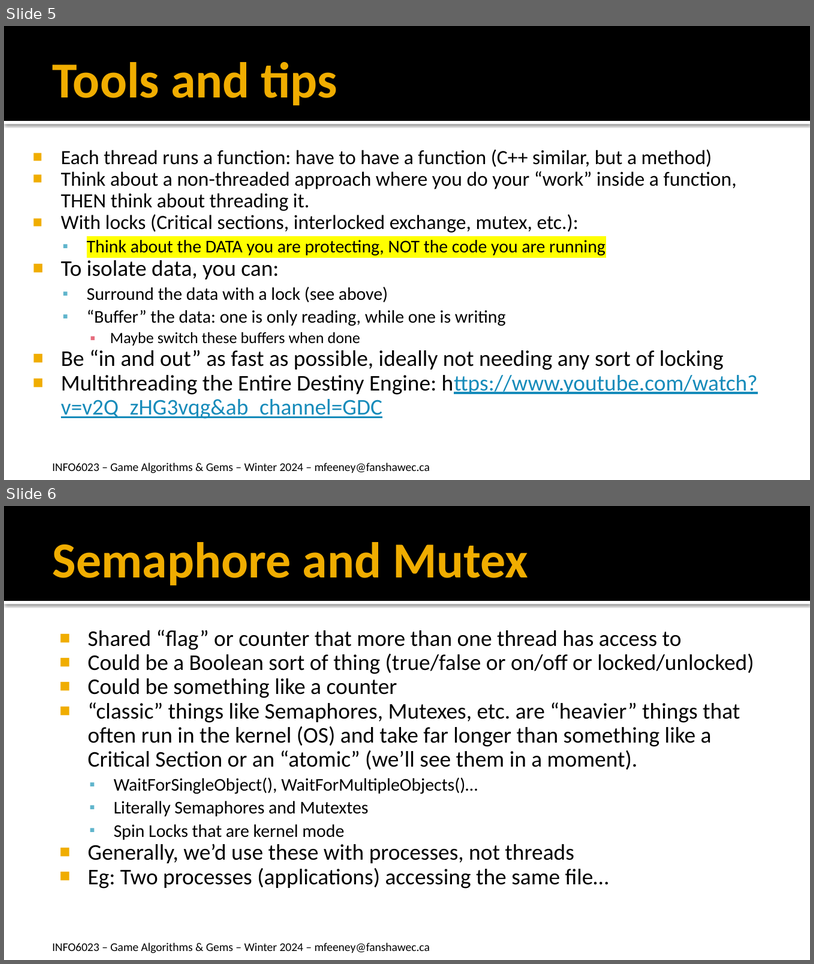
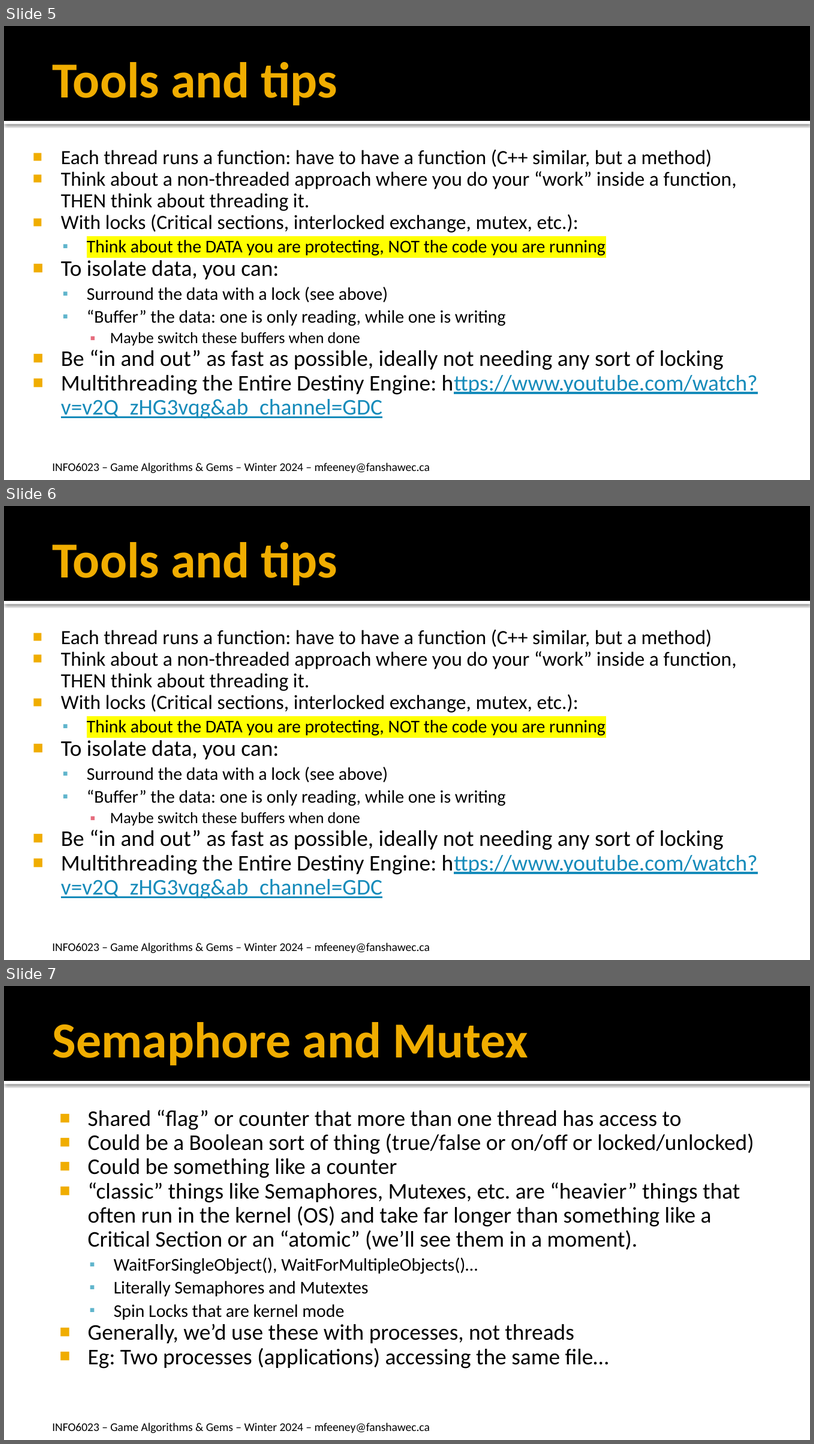
Before and after one commit to FeeneyCodes/GDP202425, a slide deck: 6023_Algor_Gems_(2025)/Day2Day/W04 (threading)/6023_W04_Threading_Notes.pptx. Shown one above the other, each under a label of ours: slides 5 and 6 before the commit, slides 5, 6 and 7 after it. The pictures are 814x964 and 814x1444 pixels, drawn with LibreOffice and Linux fonts; fonts in the diff are those of the drawing. Boxes give left, top, right and bottom in pixels: in the first picture for what was removed or moved away, otherwise in the second. Text is boxed around its words. In the diff, an @@ line names an element or a change of style, - is before the commit and + after.

```diff
--- a/6023_Algor_Gems_(2025)/Day2Day/W04 (threading)/6023_W04_Threading_Notes.pptx
+++ b/6023_Algor_Gems_(2025)/Day2Day/W04 (threading)/6023_W04_Threading_Notes.pptx
@@ slide 6 added at <box>4,506,810,960</box>, background #FFFFFF; not listed: 3 template elements that a slide beside it also shows @@
@@ title added at <box>53,542,338,586</box>, 45 pt, text #F0AD00, bold @@
+Tools and tips
@@ text added at <box>61,629,758,898</box>, 18 pt, text #000000 @@
+■ Each thread runs a function: have to have a function (C++ similar, but a method)
+■ Think about a non-threaded approach where you do your “work” inside a function, THEN think about threading it.
+■ With locks (Critical sections, interlocked exchange, mutex, etc.):
+  ▪ Think about the DATA you are protecting, NOT the code you are running
+■ To isolate data, you can:
+  ▪ Surround the data with a lock (see above)
+  ▪ “Buffer” the data: one is only reading, while one is writing
+    ▪ Maybe switch these buffers when done
+■ Be “in and out” as fast as possible, ideally not needing any sort of locking
+■ Multithreading the Entire Destiny Engine: https://www.youtube.com/watch?v=v2Q_zHG3vqg&ab_channel=GDC
@@ what was slide 6 is now slide 7 @@
```
Also in this commit, not shown: 23 other files.
